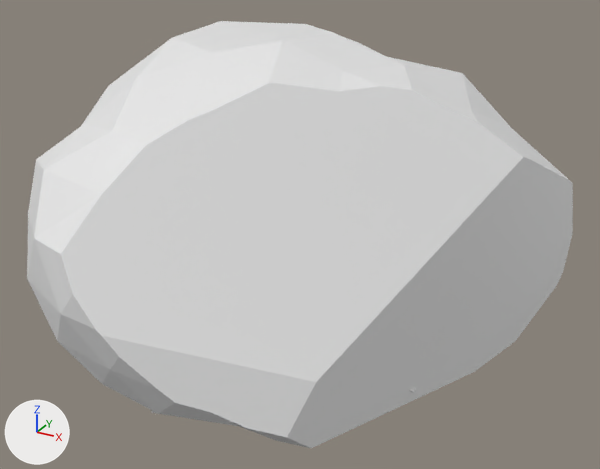
The glTF model models/gold_rock.glb, before and after one commit.
The view is the same before and after, from a 50 mm camera at (1.9, -3.3, 2.21) aimed at (0.07, 0.02, 0.55). The lights are fixed; the arrows at lower left show +X, +Y and +Z. The older version comes first. Where no turn or scale is listed for an object, it has been applied to the vertices.

In view in the first picture: 'Chunk_A', 'Chunk_E', 'Chunk_F', 'Chunk_G', 'Chunk_H', 'Chunk_I', 'Chunk_J' and 1 more.
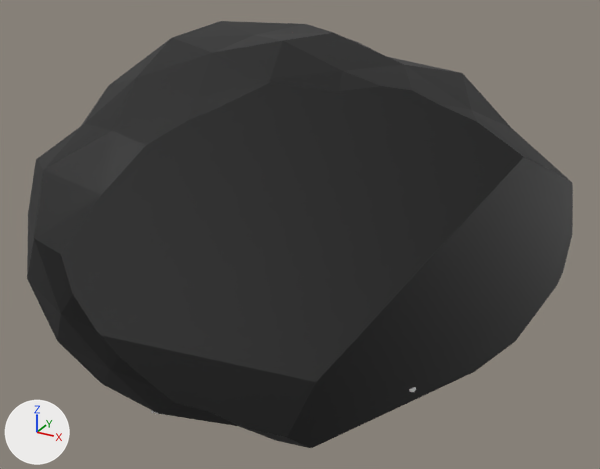
Boxes (x1, y1, x2, y2) around the edits, measured in the pictures (600 x 469 px):
'Chunk_A', recoloured (white to black)
    both: (360, 134, 573, 422)
'Chunk_F', recoloured (white to black)
    both: (29, 134, 236, 422)
'Chunk_G', recoloured (white to black)
    both: (201, 153, 385, 448)
'Chunk_J', recoloured (white to black)
    both: (101, 40, 355, 248)
'Chunk_H', recoloured (white to black)
    both: (281, 26, 554, 167)
'Chunk_I', recoloured (white to black)
    both: (104, 21, 299, 92)
'Chunk_E', recoloured
    both: (27, 88, 133, 292)

Diff of the bpy script that builds the scene:
```diff
--- a/models/gold_rock.glb.py
+++ b/models/gold_rock.glb.py
@@ mat_defaultmaterial_010 @@
+mat_defaultmaterial_010 = bpy.data.materials.new('DefaultMaterial.010')
+mat_defaultmaterial_010.use_nodes = True; mat_defaultmaterial_010.node_tree.nodes.clear()
+_N = mat_defaultmaterial_010.node_tree.nodes; _L = mat_defaultmaterial_010.node_tree.links
+n0 = _N.new('ShaderNodeOutputMaterial'); n0.name = 'Material Output'
+n1 = _N.new('ShaderNodeBsdfPrincipled'); n1.name = 'Principled BSDF'
+n2 = _N.new('ShaderNodeVertexColor'); n2.name = 'Color Attribute'
+_L.new(n1.outputs[0], n0.inputs[0])  # 'BSDF' to 'Surface'
+_L.new(n2.outputs[0], n1.inputs[0])  # 'Color' to 'Base Color'
@@ mat_defaultmaterial_009 @@
+mat_defaultmaterial_009 = bpy.data.materials.new('DefaultMaterial.009')
+mat_defaultmaterial_009.use_nodes = True; mat_defaultmaterial_009.node_tree.nodes.clear()
+_N = mat_defaultmaterial_009.node_tree.nodes; _L = mat_defaultmaterial_009.node_tree.links
+n0 = _N.new('ShaderNodeOutputMaterial'); n0.name = 'Material Output'
+n1 = _N.new('ShaderNodeBsdfPrincipled'); n1.name = 'Principled BSDF'
+n2 = _N.new('ShaderNodeVertexColor'); n2.name = 'Color Attribute'
+_L.new(n1.outputs[0], n0.inputs[0])  # 'BSDF' to 'Surface'
+_L.new(n2.outputs[0], n1.inputs[0])  # 'Color' to 'Base Color'
@@ mat_defaultmaterial_008 @@
+mat_defaultmaterial_008 = bpy.data.materials.new('DefaultMaterial.008')
+mat_defaultmaterial_008.use_nodes = True; mat_defaultmaterial_008.node_tree.nodes.clear()
+_N = mat_defaultmaterial_008.node_tree.nodes; _L = mat_defaultmaterial_008.node_tree.links
+n0 = _N.new('ShaderNodeOutputMaterial'); n0.name = 'Material Output'
+n1 = _N.new('ShaderNodeBsdfPrincipled'); n1.name = 'Principled BSDF'
+n2 = _N.new('ShaderNodeVertexColor'); n2.name = 'Color Attribute'
+_L.new(n1.outputs[0], n0.inputs[0])  # 'BSDF' to 'Surface'
+_L.new(n2.outputs[0], n1.inputs[0])  # 'Color' to 'Base Color'
@@ mat_defaultmaterial_007 @@
+mat_defaultmaterial_007 = bpy.data.materials.new('DefaultMaterial.007')
+mat_defaultmaterial_007.use_nodes = True; mat_defaultmaterial_007.node_tree.nodes.clear()
+_N = mat_defaultmaterial_007.node_tree.nodes; _L = mat_defaultmaterial_007.node_tree.links
+n0 = _N.new('ShaderNodeOutputMaterial'); n0.name = 'Material Output'
+n1 = _N.new('ShaderNodeBsdfPrincipled'); n1.name = 'Principled BSDF'
+n2 = _N.new('ShaderNodeVertexColor'); n2.name = 'Color Attribute'
+_L.new(n1.outputs[0], n0.inputs[0])  # 'BSDF' to 'Surface'
+_L.new(n2.outputs[0], n1.inputs[0])  # 'Color' to 'Base Color'
@@ mat_defaultmaterial_006 @@
+mat_defaultmaterial_006 = bpy.data.materials.new('DefaultMaterial.006')
+mat_defaultmaterial_006.use_nodes = True; mat_defaultmaterial_006.node_tree.nodes.clear()
+_N = mat_defaultmaterial_006.node_tree.nodes; _L = mat_defaultmaterial_006.node_tree.links
+n0 = _N.new('ShaderNodeOutputMaterial'); n0.name = 'Material Output'
+n1 = _N.new('ShaderNodeBsdfPrincipled'); n1.name = 'Principled BSDF'
+n2 = _N.new('ShaderNodeVertexColor'); n2.name = 'Color Attribute'
+_L.new(n1.outputs[0], n0.inputs[0])  # 'BSDF' to 'Surface'
+_L.new(n2.outputs[0], n1.inputs[0])  # 'Color' to 'Base Color'
@@ mat_defaultmaterial_005 @@
+mat_defaultmaterial_005 = bpy.data.materials.new('DefaultMaterial.005')
+mat_defaultmaterial_005.use_nodes = True; mat_defaultmaterial_005.node_tree.nodes.clear()
+_N = mat_defaultmaterial_005.node_tree.nodes; _L = mat_defaultmaterial_005.node_tree.links
+n0 = _N.new('ShaderNodeOutputMaterial'); n0.name = 'Material Output'
+n1 = _N.new('ShaderNodeBsdfPrincipled'); n1.name = 'Principled BSDF'
+n2 = _N.new('ShaderNodeVertexColor'); n2.name = 'Color Attribute'
+_L.new(n1.outputs[0], n0.inputs[0])  # 'BSDF' to 'Surface'
+_L.new(n2.outputs[0], n1.inputs[0])  # 'Color' to 'Base Color'
@@ mat_defaultmaterial_001 @@
+mat_defaultmaterial_001 = bpy.data.materials.new('DefaultMaterial.001')
+mat_defaultmaterial_001.use_nodes = True; mat_defaultmaterial_001.node_tree.nodes.clear()
+_N = mat_defaultmaterial_001.node_tree.nodes; _L = mat_defaultmaterial_001.node_tree.links
+n0 = _N.new('ShaderNodeOutputMaterial'); n0.name = 'Material Output'
+n1 = _N.new('ShaderNodeBsdfPrincipled'); n1.name = 'Principled BSDF'
+n2 = _N.new('ShaderNodeVertexColor'); n2.name = 'Color Attribute'
+_L.new(n1.outputs[0], n0.inputs[0])  # 'BSDF' to 'Surface'
+_L.new(n2.outputs[0], n1.inputs[0])  # 'Color' to 'Base Color'
@@ me_chunk_a @@
 me_chunk_a.from_pydata(...)  # 200 vertices, 396 faces; spans x -0.586..0.362, y -0.696..0.49, z -0.506..0.676
+me_chunk_a.materials.append(mat_defaultmaterial_001)
@@ me_chunk_e @@
 me_chunk_e.from_pydata(...)  # 248 vertices, 492 faces; spans x -0.422..0.51, y -0.586..0.438, z -0.572..0.777
+me_chunk_e.materials.append(mat_defaultmaterial_005)
@@ me_chunk_f @@
 me_chunk_f.from_pydata(...)  # 187 vertices, 370 faces; spans x -0.499..0.417, y -0.365..0.5, z -0.432..0.78
+me_chunk_f.materials.append(mat_defaultmaterial_006)
@@ me_chunk_g @@
 me_chunk_g.from_pydata(...)  # 182 vertices, 360 faces; spans x -0.29..0.353, y -0.428..0.477, z -0.372..0.769
+me_chunk_g.materials.append(mat_defaultmaterial_007)
@@ me_chunk_h @@
 me_chunk_h.from_pydata(...)  # 175 vertices, 346 faces; spans x -0.627..0.696, y -0.485..0.546, z -0.774..0.34
+me_chunk_h.materials.append(mat_defaultmaterial_008)
@@ me_chunk_i @@
 me_chunk_i.from_pydata(...)  # 191 vertices, 378 faces; spans x -0.565..0.581, y -0.55..0.61, z -0.804..0.271
+me_chunk_i.materials.append(mat_defaultmaterial_009)
@@ me_chunk_j @@
 me_chunk_j.from_pydata(...)  # 145 vertices, 286 faces; spans x -0.447..0.543, y -0.44..0.355, z -0.721..0.324
+me_chunk_j.materials.append(mat_defaultmaterial_010)
```
